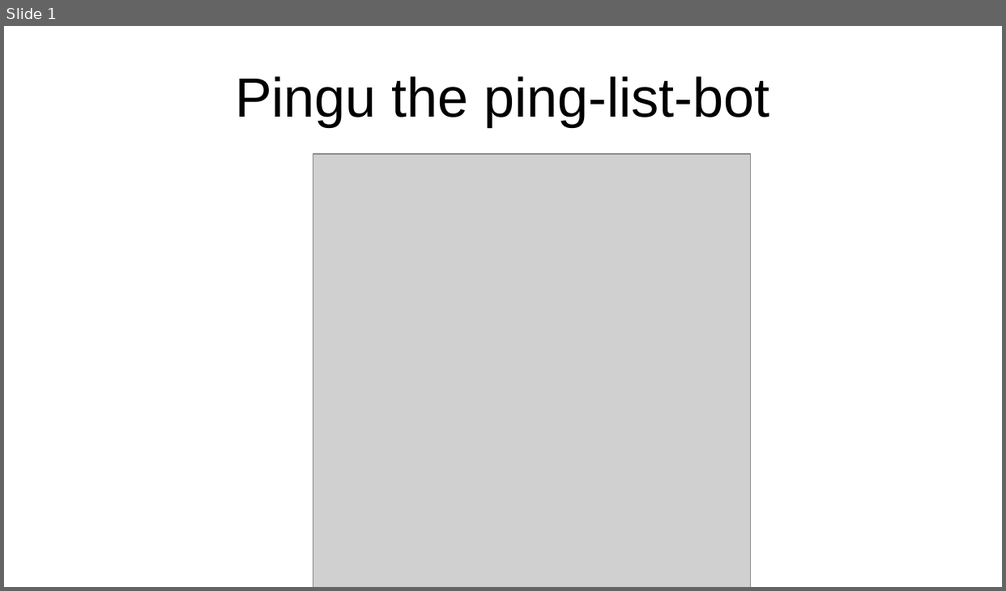
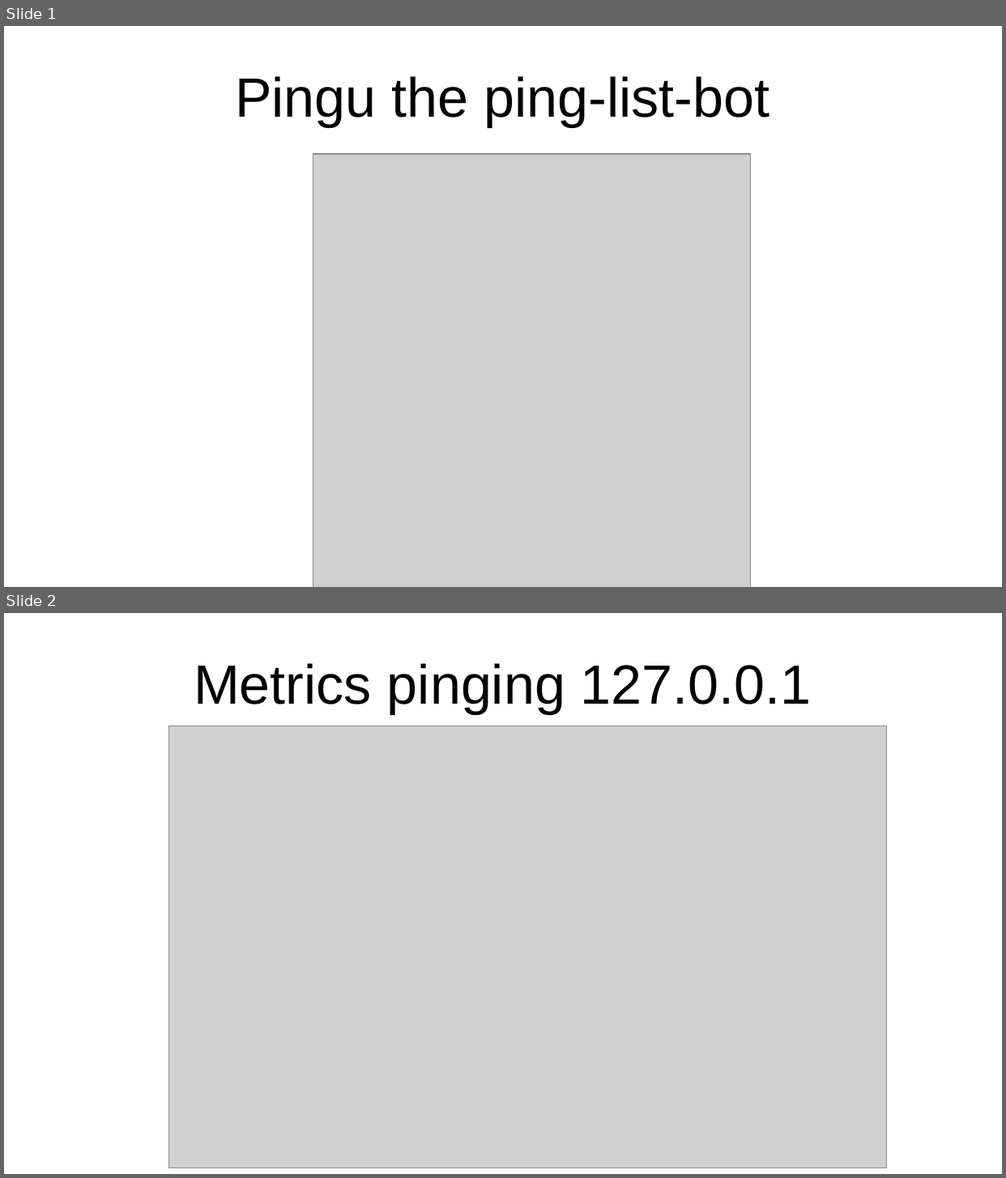
Before and after one commit to TopTortoise/Pingu, a slide deck: pinglistbot.odp. Shown one above the other, each under a label of ours: slide 1 before the commit, slides 1 and 2 after it. The pictures are 1006x591 and 1006x1178 pixels, drawn with LibreOffice and Linux fonts; fonts in the diff are those of the drawing; grey boxes stand for pictures. Boxes give left, top, right and bottom in pixels: in the first picture for what was removed or moved away, otherwise in the second. Text is boxed around its words. In the diff, an @@ line names an element or a change of style, - is before the commit and + after.

Commit message:
added another metric to the slides

```diff
--- a/pinglistbot.odp
+++ b/pinglistbot.odp
@@ slide 2 added at (4,613,1002,1174), background #FFFFFF @@
@@ title added at (194,663,812,714), 44 pt, text #000000 @@
+Metrics pinging 127.0.0.1
@@ picture added at (168,726,887,1168) @@
```
Also in this commit, not shown: 1 other slide added, 1 slide removed, 5 other files.
